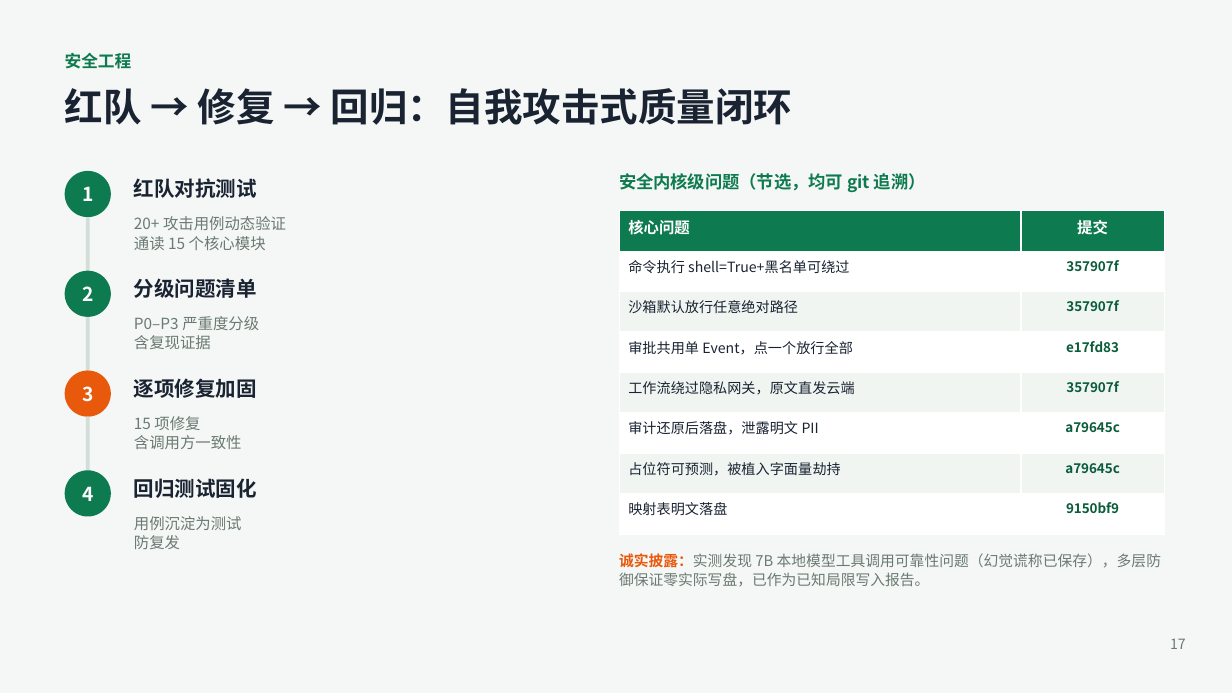
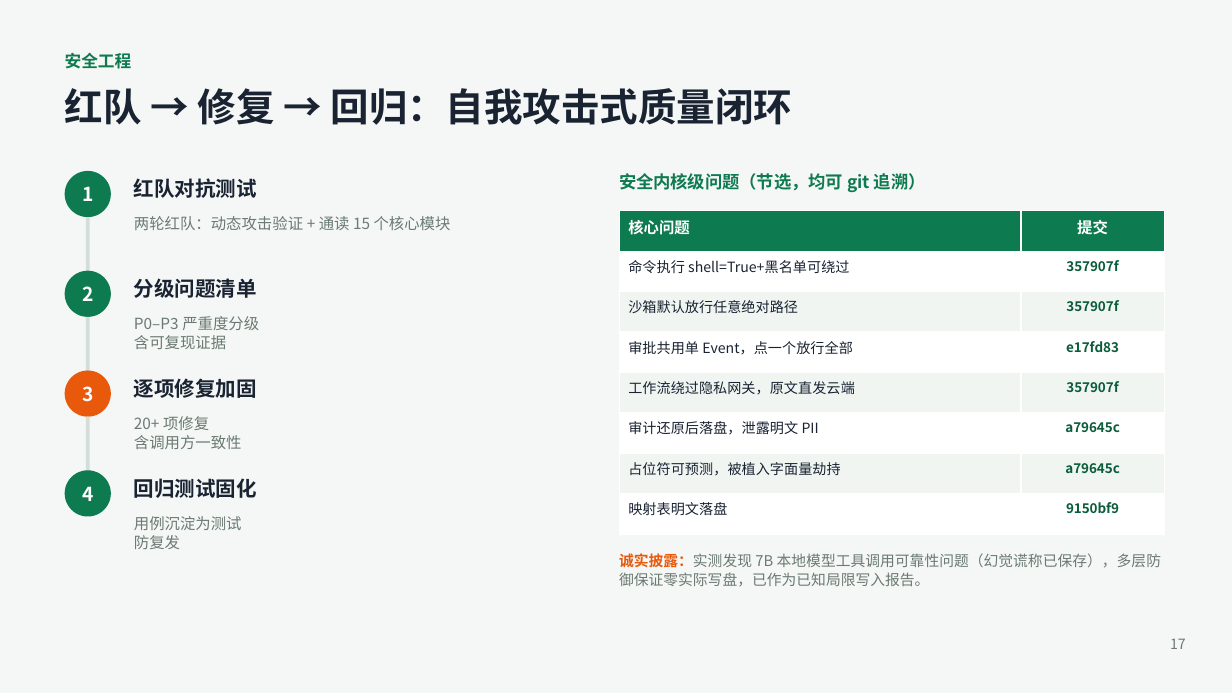
Before and after one commit to Andysun06/yindun-agent, a slide deck: slide 17 of 隐盾安全智能体_项目汇报.pptx. Drawn at 1232x693 pixels with LibreOffice and Linux fonts; fonts in the diff are those of the drawing. Boxes give left, top, right and bottom in pixels: in the first picture for what was removed or moved away, otherwise in the second. Text is boxed around its words. In the diff, an @@ line names an element or a change of style, - is before the commit and + after.

Commit message:
文档同步：技术报告与PPT对齐第二轮安全加固（表3新增5条红队记录、表4扩至8套件、审批弹窗换新界面图、命令白名单口径更新）

```diff
--- a/隐盾安全智能体_项目汇报.pptx
+++ b/隐盾安全智能体_项目汇报.pptx
@@ text at (134, 216, 451, 230): text changed @@
-20+ 攻击用例动态验证
-通读 15 个核心模块
+两轮红队：动态攻击验证 + 通读 15 个核心模块
@@ text at (134, 335, 226, 349): text changed @@
-含复现证据
+含可复现证据
@@ text at (134, 416, 209, 430): text changed @@
-15 项修复
+20+ 项修复
```
Also in this commit, not shown: 4 other slides changed, 4 other files.
